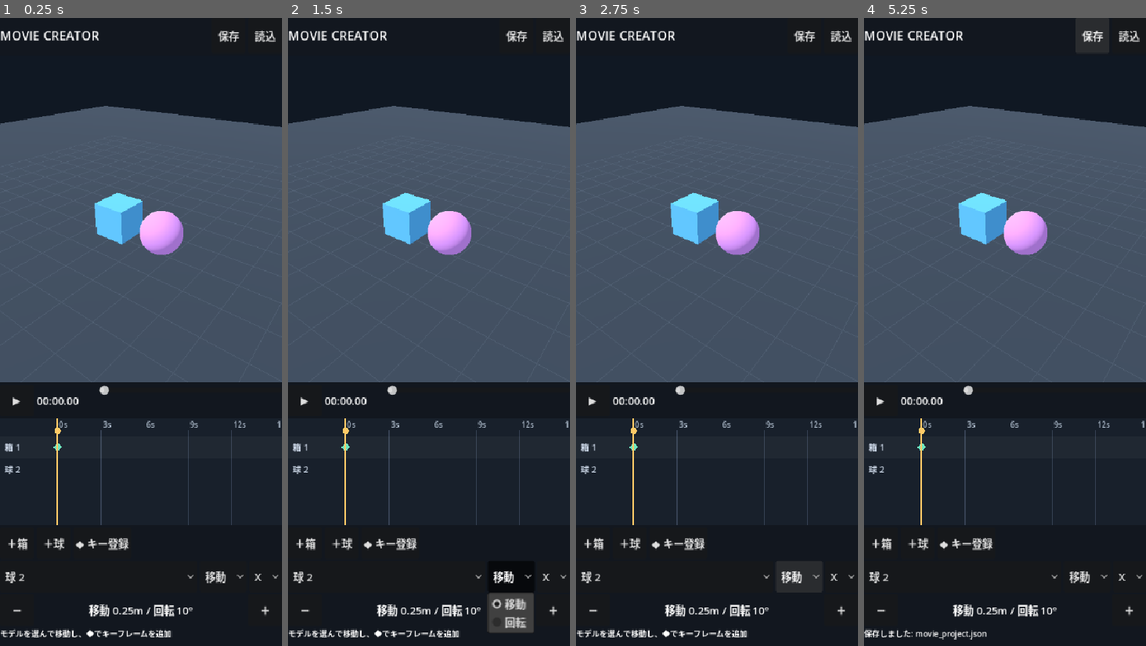
Above: before the commit, frames 1-4 (left to right).
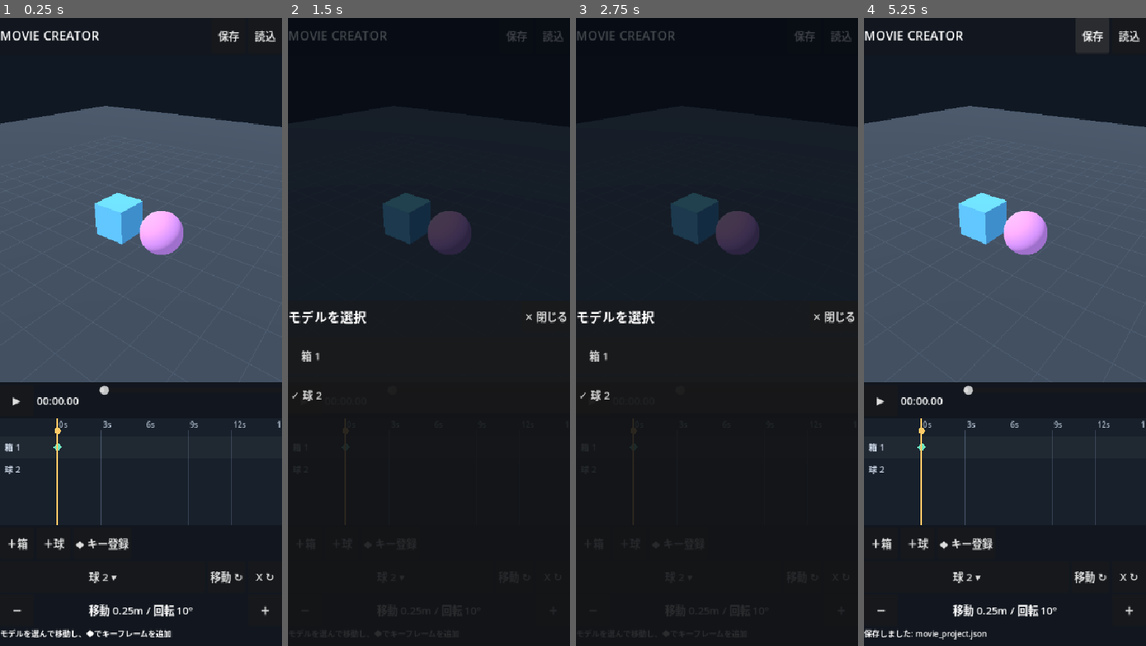
Above: after the commit, the same moments.

Repository: shejklgaia-png/movie_creater
Game: Godot game, scene res://scenes/editor.tscn
Two runs of this game, one before a commit and one after it. Both use one fixed random seed, a clock stepped at 60 frames per second and the inputs below.
Inputs (mouse positions are in pixels of both pictures, inside the frame that each line leads up to):
- Up to frame 1 (0.25 s): no input
- Up to frame 2 (1.5 s): click (389, 576) at 0.5 s, where only the run after the commit has a clickable "球 2 ▾"; click (510, 576) at 1.25 s, where only the run before the commit has a clickable "移動"
- Up to frame 3 (2.75 s): click (801, 576) at 2 s, where only the run after the commit has a clickable "移動 ↻"
- Up to frame 4 (5.25 s): click (1129, 576) at 2.75 s, where only the run before the commit has a clickable "X"; click (1129, 576) at 3.5 s, where only the run after the commit has a clickable "X ↻"; click (1120, 319) at 4.25 s, where only the run after the commit has a clickable "✕ 閉じる"; click "保存" at 5 s

The runs differ from the first frame. In frame 1, 0.4% of the frame differs, in the area x 1-99%, y 88-90%; in frame 2, 46%, in the area x 0-100%, y 2-99%; in frame 3, 45%; in frame 4, 0.4%.
Error before the commit: Invalid access to property or key 'direct_space_state' on a base object of type 'null instance'. (res://scripts/editor.gd:281)

Commit message:
Replace Android PopupMenu dropdowns with dismissible touch picker and cycling controls

Diff:
--- a/scripts/editor.gd
+++ b/scripts/editor.gd
@@ -16,9 +16,13 @@
 var status_label: Label
 var play_button: Button
 var time_slider: HSlider
-var selection: OptionButton
-var axis_option: OptionButton
-var mode_option: OptionButton
+var selection: Button
+var axis_option: Button
+var mode_option: Button
+var picker_overlay: Control
+var picker_list: VBoxContainer
+var mode_index := 0
+var axis_index := 0
 
 var objects_by_id: Dictionary = {}
 var tracks: Dictionary = {}
@@ -122,21 +126,10 @@
 
     var properties := HBoxContainer.new()
     dock.add_child(properties)
-    selection = OptionButton.new()
+    selection = _make_button(properties, "モデル選択 ▾", _toggle_picker)
     selection.size_flags_horizontal = Control.SIZE_EXPAND_FILL
-    selection.custom_minimum_size.y = 48
-    properties.add_child(selection)
-    selection.item_selected.connect(_on_selection_changed)
-    mode_option = OptionButton.new()
-    mode_option.add_item("移動")
-    mode_option.add_item("回転")
-    mode_option.custom_minimum_size.y = 48
-    properties.add_child(mode_option)
-    axis_option = OptionButton.new()
-    for axis in ["X", "Y", "Z"]:
-        axis_option.add_item(axis)
-    axis_option.custom_minimum_size.y = 48
-    properties.add_child(axis_option)
+    mode_option = _make_button(properties, "移動 ↻", _cycle_mode)
+    axis_option = _make_button(properties, "X ↻", _cycle_axis)
 
     var nudge_row := HBoxContainer.new()
     dock.add_child(nudge_row)
@@ -153,6 +146,7 @@
     status_label.custom_minimum_size.y = 28
     status_label.add_theme_font_size_override("font_size", 12)
     dock.add_child(status_label)
+    _build_picker()
 
 func _make_button(parent: Control, title: String, action: Callable) -> Button:
     var button := Button.new()
@@ -340,28 +334,111 @@
     if not objects_by_id.has(id):
         return
     selected_id = id
-    for index in range(selection.item_count):
-        if str(selection.get_item_metadata(index)) == id:
-            selection.select(index)
-            break
+    selection.text = "%s ▾" % (objects_by_id[id] as Node3D).name
     _show_message("選択中: %s" % (objects_by_id[id] as Node3D).name)
-
-func _on_selection_changed(index: int) -> void:
-    _set_selection(str(selection.get_item_metadata(index)))
 
 func _refresh_selector() -> void:
     if selection == null:
         return
-    selection.clear()
+    if objects_by_id.has(selected_id):
+        selection.text = "%s ▾" % (objects_by_id[selected_id] as Node3D).name
+    elif not objects_by_id.is_empty():
+        _set_selection(str(objects_by_id.keys()[0]))
+    else:
+        selection.text = "モデル選択 ▾"
+
+func _cycle_mode() -> void:
+    mode_index = (mode_index + 1) % 2
+    mode_option.text = ("移動 ↻" if mode_index == 0 else "回転 ↻")
+
+func _cycle_axis() -> void:
+    axis_index = (axis_index + 1) % 3
+    axis_option.text = ["X ↻", "Y ↻", "Z ↻"][axis_index]
+
+func _build_picker() -> void:
+    # A native OptionButton PopupMenu is hard to dismiss on Android.
+    # This in-scene sheet has three explicit exit paths: choose, X, outside.
+    picker_overlay = Control.new()
+    picker_overlay.set_anchors_and_offsets_preset(Control.PRESET_FULL_RECT)
+    picker_overlay.mouse_filter = Control.MOUSE_FILTER_STOP
+    add_child(picker_overlay)
+
+    var shade := ColorRect.new()
+    shade.color = Color(0.02, 0.04, 0.07, 0.75)
+    shade.set_anchors_and_offsets_preset(Control.PRESET_FULL_RECT)
+    shade.mouse_filter = Control.MOUSE_FILTER_IGNORE
+    picker_overlay.add_child(shade)
+
+    var outside_button := Button.new()
+    outside_button.flat = true
+    outside_button.focus_mode = Control.FOCUS_NONE
+    outside_button.set_anchors_and_offsets_preset(Control.PRESET_FULL_RECT)
+    outside_button.pressed.connect(_close_picker)
+    picker_overlay.add_child(outside_button)
+
+    var sheet := PanelContainer.new()
+    sheet.anchor_left = 0.0
+    sheet.anchor_top = 0.45
+    sheet.anchor_right = 1.0
+    sheet.anchor_bottom = 1.0
+    sheet.mouse_filter = Control.MOUSE_FILTER_STOP
+    picker_overlay.add_child(sheet)
+
+    var contents := VBoxContainer.new()
+    contents.add_theme_constant_override("separation", 8)
+    sheet.add_child(contents)
+
+    var title_row := HBoxContainer.new()
+    contents.add_child(title_row)
+    var title := Label.new()
+    title.text = "モデルを選択"
+    title.size_flags_horizontal = Control.SIZE_EXPAND_FILL
+    title.add_theme_font_size_override("font_size", 20)
+    title_row.add_child(title)
+    _make_button(title_row, "✕ 閉じる", _close_picker)
+
+    var scroll := ScrollContainer.new()
+    scroll.size_flags_vertical = Control.SIZE_EXPAND_FILL
+    contents.add_child(scroll)
+    picker_list = VBoxContainer.new()
+    picker_list.size_flags_horizontal = Control.SIZE_EXPAND_FILL
+    scroll.add_child(picker_list)
+    picker_overlay.hide()
+
+func _toggle_picker() -> void:
+    if picker_overlay.visible:
+        _close_picker()
+        return
+    _refresh_picker_list()
+    picker_overlay.show()
+
+func _refresh_picker_list() -> void:
+    for child in picker_list.get_children():
+        picker_list.remove_child(child)
+        child.queue_free()
     for id_value in objects_by_id.keys():
-        var id := str(id_value)
-        var node: Node3D = objects_by_id[id]
-        selection.add_item(node.name)
-        selection.set_item_metadata(selection.item_count - 1, id)
-    if objects_by_id.has(selected_id):
-        _set_selection(selected_id)
-    elif selection.item_count > 0:
-        _set_selection(str(selection.get_item_metadata(0)))
+        var item_id := str(id_value)
+        var button := Button.new()
+        button.text = ("✓ " if item_id == selected_id else "　") + (objects_by_id[item_id] as Node3D).name
+        button.custom_minimum_size.y = 56.0
+        button.alignment = HORIZONTAL_ALIGNMENT_LEFT
+        button.size_flags_horizontal = Control.SIZE_EXPAND_FILL
+        button.pressed.connect(_choose_model.bind(item_id))
+        picker_list.add_child(button)
+
+func _choose_model(id: String) -> void:
+    _set_selection(id)
+    _close_picker()
+
+func _close_picker() -> void:
+    if picker_overlay != null:
+        picker_overlay.hide()
+
+func _unhandled_key_input(event: InputEvent) -> void:
+    if event is InputEventKey and event.pressed and event.keycode == KEY_ESCAPE:
+        if picker_overlay != null and picker_overlay.visible:
+            _close_picker()
+            get_viewport().set_input_as_handled()
 
 func _nudge(direction: float) -> void:
     if not objects_by_id.has(selected_id):
@@ -369,8 +446,8 @@
         return
     _set_playing(false)
     var node: Node3D = objects_by_id[selected_id]
-    var axis := axis_option.selected
-    if mode_option.selected == 0:
+    var axis := axis_index
+    if mode_index == 0:
         var pos := node.position
         pos[axis] += direction * 0.25
         node.position = pos
